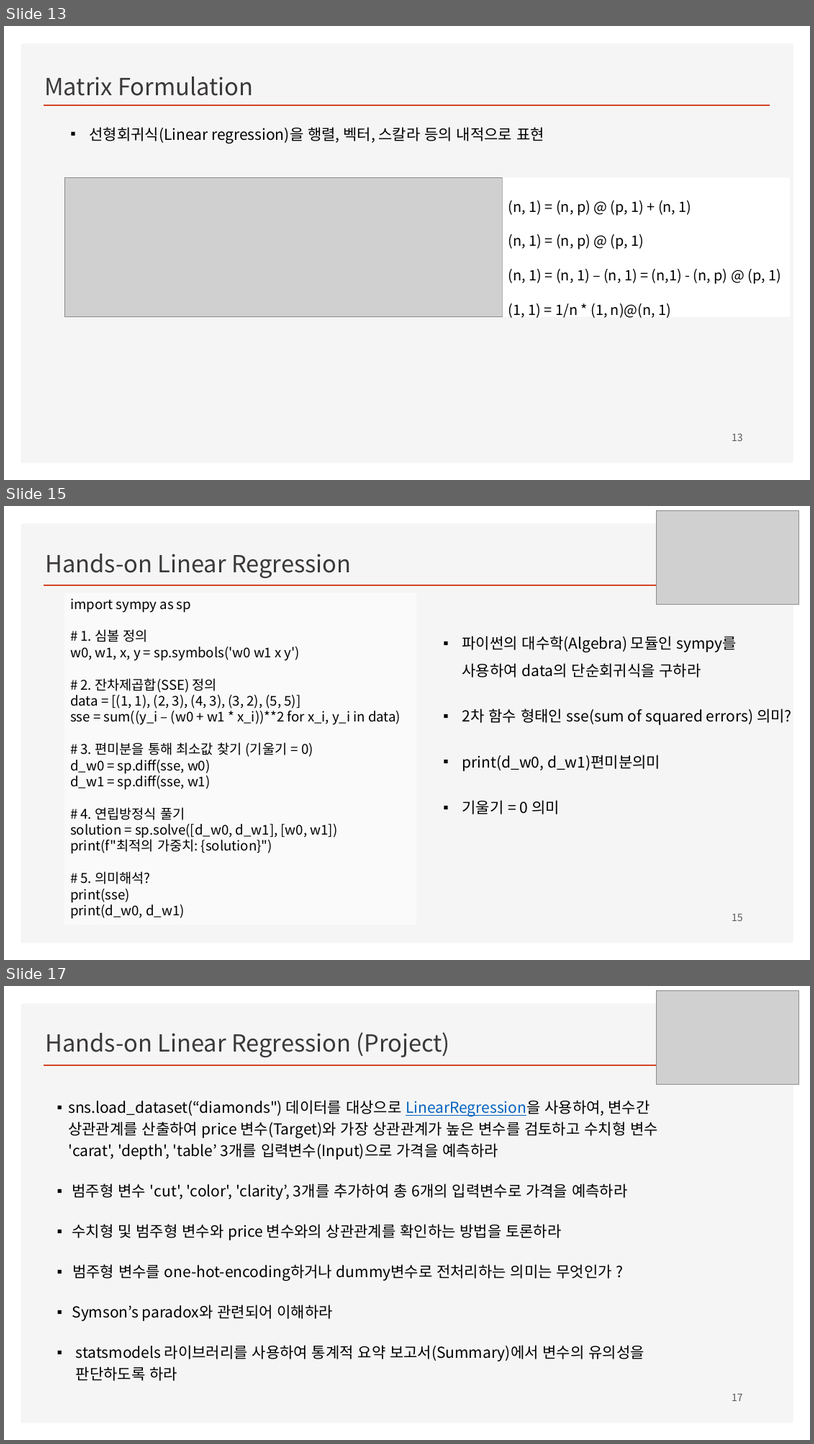
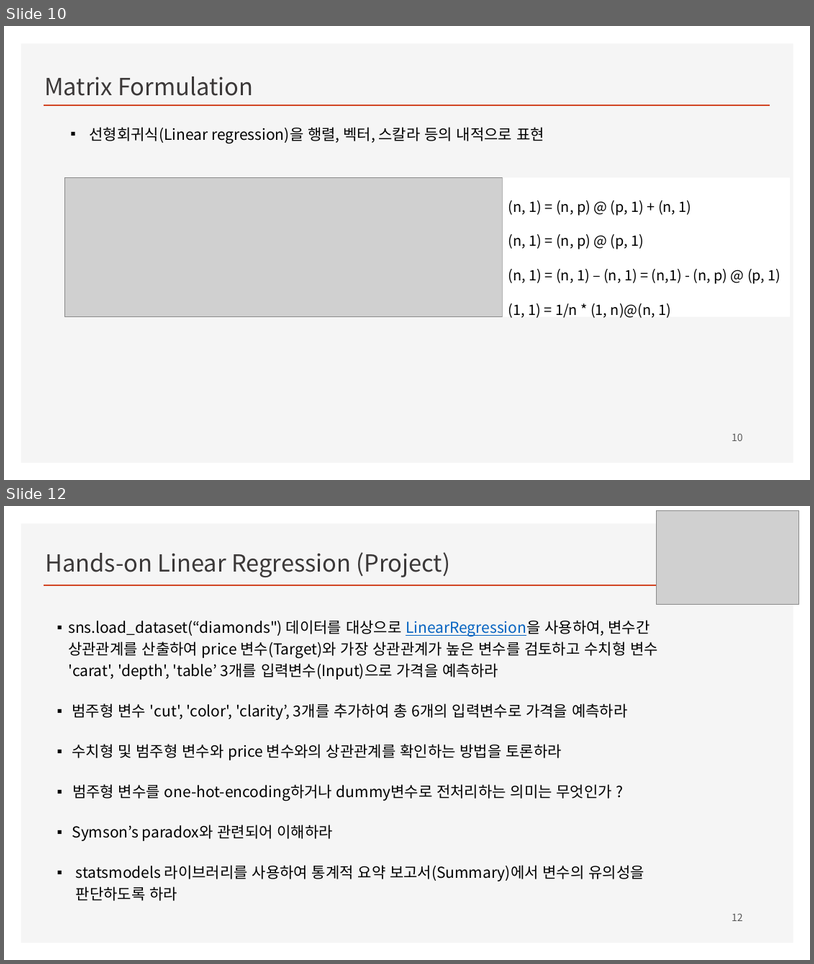
Before and after one commit to ancestor9/mathematics-for-machine-learning, a slide deck: Linear_Algebra/w4_Perceptron_Regression.pptx. Shown one above the other, each under a label of ours: slides 13, 15 and 17 before the commit, slides 10 and 12 after it; the slides between them are not shown. The pictures are 814x1444 and 814x964 pixels, drawn with LibreOffice and Linux fonts; fonts in the diff are those of the drawing; grey boxes stand for pictures; background and template pictures are left out. Boxes give left, top, right and bottom in pixels: in the first picture for what was removed or moved away, otherwise in the second. Text is boxed around its words. In the diff, an @@ line names an element or a change of style, - is before the commit and + after.

```diff
--- a/Linear_Algebra/w4_Perceptron_Regression.pptx
+++ b/Linear_Algebra/w4_Perceptron_Regression.pptx
@@ slide 15 removed at [4,506,810,960], background #FFFFFF; not listed: 2 template elements that a slide beside it also shows @@
@@ picture removed at [657,510,799,605] @@
@@ text removed at [46,554,351,578] @@
-Hands-on Linear Regression
@@ text removed at [70,598,401,919] @@
-import sympy as sp
-# 1. 심볼 정의
-w0, w1, x, y = sp.symbols('w0 w1 x y')
-# 2. 잔차제곱합(SSE) 정의
-data = [(1, 1), (2, 3), (4, 3), (3, 2), (5, 5)]
-sse = sum((y_i – (w0 + w1 * x_i))**2 for x_i, y_i in data)
-# 3. 편미분을 통해 최소값 찾기 (기울기 = 0)
-d_w0 = sp.diff(sse, w0)
-d_w1 = sp.diff(sse, w1)
-# 4. 연립방정식 풀기
-solution = sp.solve([d_w0, d_w1], [w0, w1])
-print(f"최적의 가중치: {solution}")
-# 5. 의미해석?
-print(sse)
-print(d_w0, d_w1)
@@ text removed at [463,636,792,814] @@
-▪ 파이썬의 대수학(Algebra) 모듈인 sympy를 사용하여 data의 단순회귀식을 구하라
-▪ 2차 함수 형태인 sse(sum of squared errors) 의미?
-▪ print(d_w0, d_w1)편미분의미
-▪ 기울기 = 0 의미
@@ page number removed at [732,914,743,921] @@
-15
@@ what was slide 13 is now slide 10 @@
@@ page number at [732,433,743,441]: text changed @@
-13
+10
@@ what was slide 17 is now slide 12 @@
@@ page number at [732,913,743,921]: text changed @@
-17
+12
```
Also in this commit, not shown: 8 slides changed, 5 other slides removed.
